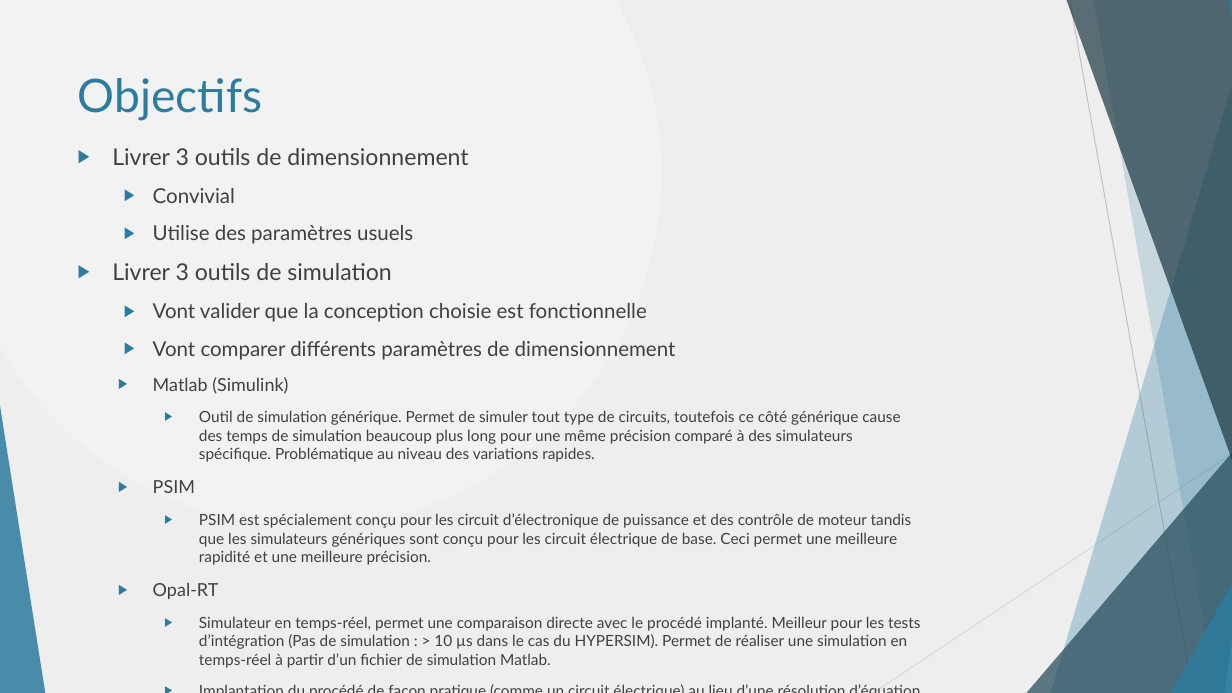
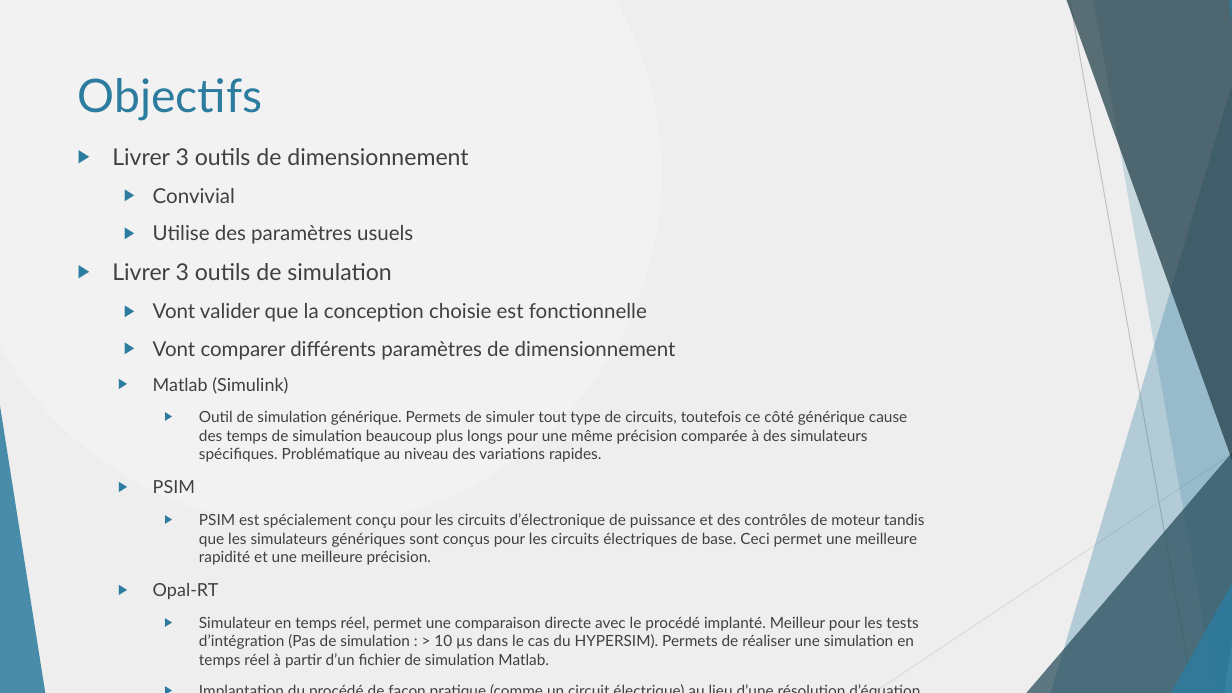
Before and after one commit to danthib76/DesignIV, a slide deck: slide 11 of Remise/Remise 1/Presentation_Remise_1.pptx. Drawn at 1232x693 pixels with LibreOffice and Linux fonts; fonts in the diff are those of the drawing. Boxes give left, top, right and bottom in pixels: in the first picture for what was removed or moved away, otherwise in the second. Text is boxed around its words. In the diff, an @@ line names an element or a change of style, - is before the commit and + after.

```diff
--- a/Remise/Remise 1/Presentation_Remise_1.pptx
+++ b/Remise/Remise 1/Presentation_Remise_1.pptx
@@ text at [199,410,907,462]: text changed @@
-      ▶ Outil de simulation générique. Permet de simuler tout type de circuits, toutefois ce côté générique cause des temps de simulation beaucoup plus long pour une même précision comparé à des simulateurs spécifique. Problématique au niveau des variations rapides.
+      ▶ Outil de simulation générique. Permets de simuler tout type de circuits, toutefois ce côté générique cause des temps de simulation beaucoup plus longs pour une même précision comparée à des simulateurs spécifiques. Problématique au niveau des variations rapides.
@@ text at [199,513,925,565]: text changed @@
-      ▶ PSIM est spécialement conçu pour les circuit d’électronique de puissance et des contrôle de moteur tandis que les simulateurs génériques sont conçu pour les circuit électrique de base. Ceci permet une meilleure rapidité et une meilleure précision.
+      ▶ PSIM est spécialement conçu pour les circuits d’électronique de puissance et des contrôles de moteur tandis que les simulateurs génériques sont conçus pour les circuits électriques de base. Ceci permet une meilleure rapidité et une meilleure précision.
@@ text at [199,616,918,668]: text changed @@
-      ▶ Simulateur en temps-réel, permet une comparaison directe avec le procédé implanté. Meilleur pour les tests d’intégration (Pas de simulation : > 10 µs dans le cas du HYPERSIM). Permet de réaliser une simulation en temps-réel à partir d’un fichier de simulation Matlab.
+      ▶ Simulateur en temps réel, permet une comparaison directe avec le procédé implanté. Meilleur pour les tests d’intégration (Pas de simulation : > 10 µs dans le cas du HYPERSIM). Permets de réaliser une simulation en temps réel à partir d’un fichier de simulation Matlab.
```
Also in this commit, not shown: 15 other slides changed, 1 other file.
